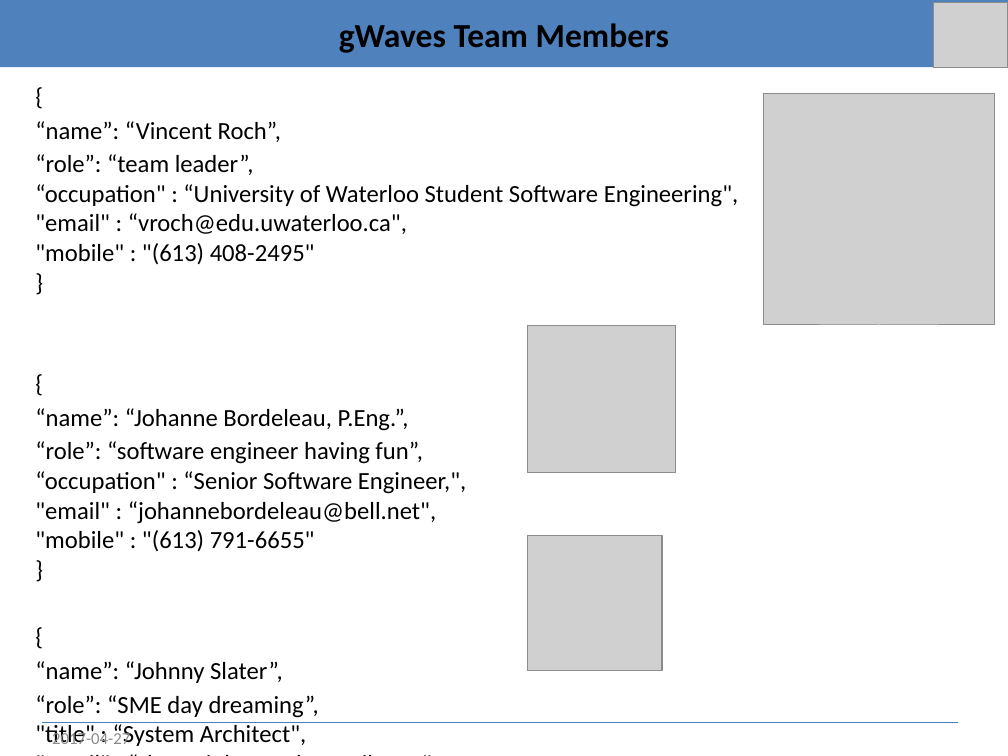
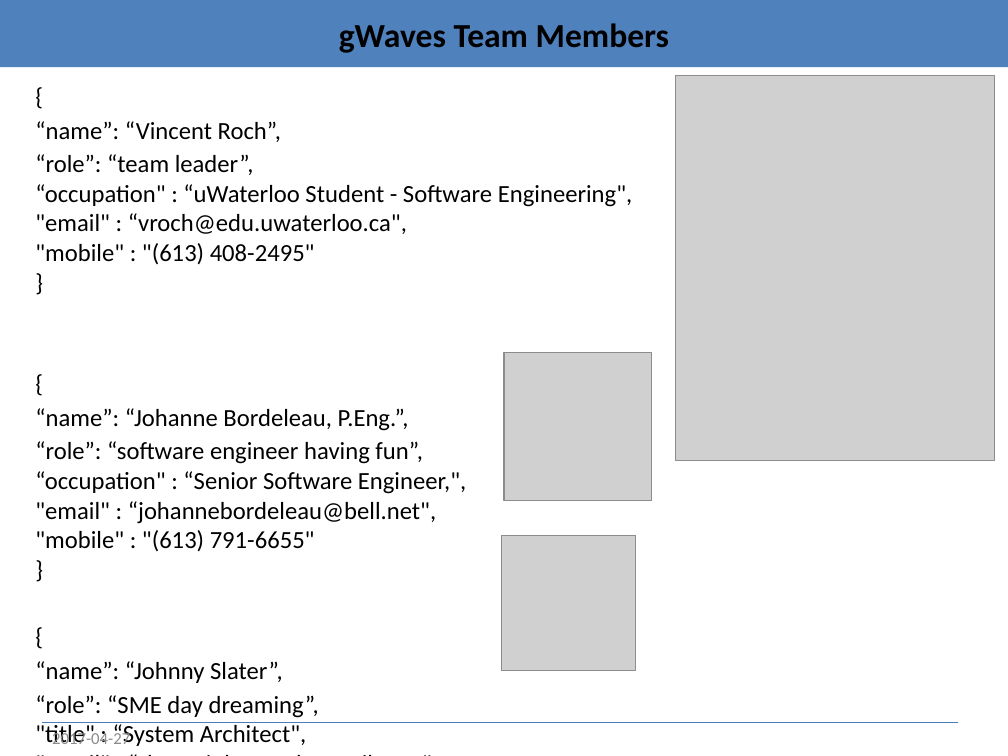
Before and after one commit to JohanneBordeleau/SpaceApp2017, a slide deck: slide 2 of res/SpaceApps.pptx. Drawn at 1008x756 pixels with LibreOffice and Linux fonts; fonts in the diff are those of the drawing; grey boxes stand for pictures. Boxes give left, top, right and bottom in pixels: in the first picture for what was removed or moved away, otherwise in the second. Text is boxed around its words. In the diff, an @@ line names an element or a change of style, - is before the commit and + after.

```diff
--- a/res/SpaceApps.pptx
+++ b/res/SpaceApps.pptx
@@ picture removed at (933,2,1008,68) @@
@@ picture: place and size @@
-picture at (763,94,995,326)
+picture at (675,76,995,460)
@@ text at (35,154,633,264): text changed @@
-“role”: “team leader”,
-“occupation" : “University of Waterloo Student Software Engineering",
-"email" : “vroch@edu.uwaterloo.ca",
-"mobile" : "(613) 408-2495"
-}
+“role”: “team leader”,
+“occupation" : “uWaterloo Student - Software Engineering",
+"email" : “vroch@edu.uwaterloo.ca",
+"mobile" : "(613) 408-2495"
+}
@@ picture: place and size @@
-picture at (527,326,675,474)
+picture at (504,353,652,501)
@@ picture: place and size @@
-picture at (527,536,661,670)
+picture at (501,536,635,670)
```
Also in this commit, not shown: 5 other slides changed, 2 slides added, 1 slide removed.
